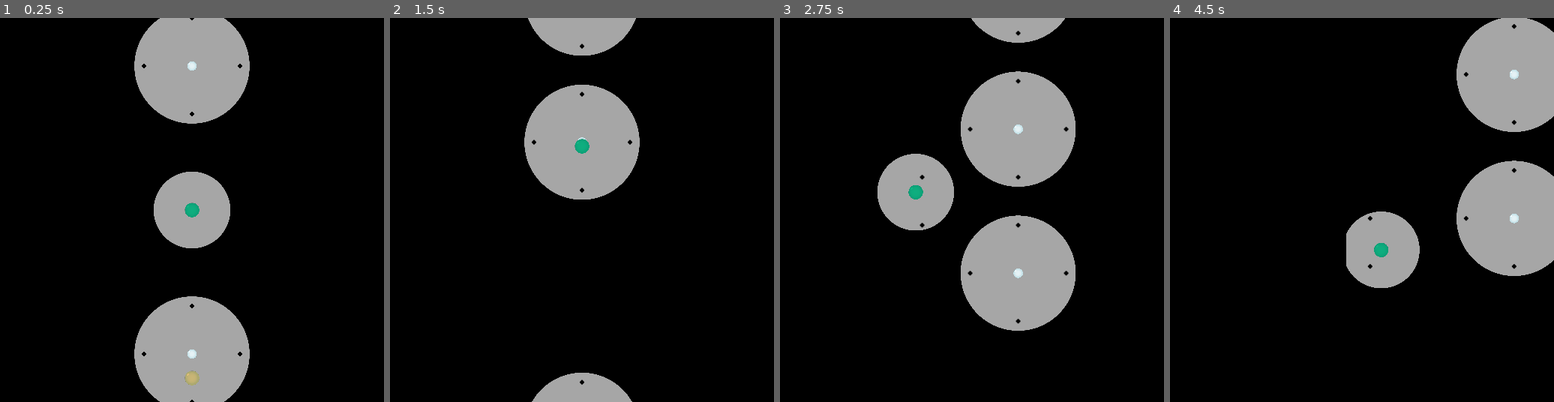
Above: before the commit, frames 1-4 (left to right).
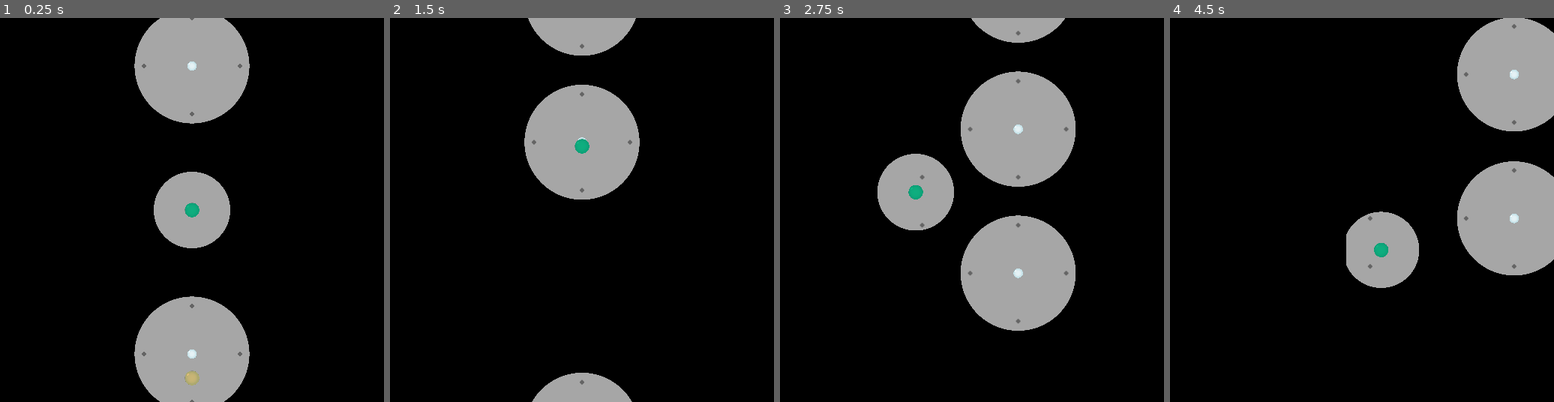
Above: after the commit, the same moments.

Repository: Disablak/Godot-Wild-Jam
Game: Godot game, scene res://Scenes/Main.tscn
Two runs of this game, one before a commit and one after it. Both use one fixed random seed, a clock stepped at 60 frames per second and the inputs below.
Inputs (mouse positions are in pixels of both pictures, inside the frame that each line leads up to):
- Up to frame 1 (0.25 s): no input
- Up to frame 2 (1.5 s): move the mouse to (562, 286) at 0.52 s; hold W (move_up) from 0.53 s (still down); click (562, 286) at 0.67 s; move the mouse to (697, 267) at 1.27 s
- Up to frame 3 (2.75 s): move the mouse to (856, 152) at 2.02 s; release W (move_up) at 2.03 s; hold A (move_left) from 2.03 s (still down)
- Up to frame 4 (4.5 s): move the mouse to (1381, 210) at 2.77 s; click (1381, 210) at 2.92 s; move the mouse to (1304, 114) at 3.52 s; release A (move_left) at 3.53 s; hold S (move_down) 3.53-4.28 s; move the mouse to (1446, 190) at 4.27 s; hold D (move_right) from 4.28 s (still down)

The runs differ from the first frame. In frame 1, 0.2% of the frame differs, in the area x 34-66%, y 0-100%; in frame 2, 0.1%; in frame 3, 0.1%; in frame 4, 0.3%, in the area x 45-100%, y 0-71%.

Commit message:
light up

Diff:
--- a/Scenes/levels/components/Light.tscn
+++ b/Scenes/levels/components/Light.tscn
@@ -28,4 +28,6 @@
 [node name="CollisionShape2D" type="CollisionShape2D" parent="Area2D"]
 shape = SubResource( 2 )
 
+[node name="Tween" type="Tween" parent="."]
+
 [connection signal="body_entered" from="Area2D" to="." method="_on_Area2D_body_entered"]
--- a/Scenes/levels/components/Player.tscn
+++ b/Scenes/levels/components/Player.tscn
@@ -1,7 +1,7 @@
 [gd_scene load_steps=8 format=2]
 
 [ext_resource path="res://Scripts/Player.gd" type="Script" id=1]
-[ext_resource path="res://Assets/new_sprites/white_circle_hd.png" type="Texture" id=2]
+[ext_resource path="res://Scenes/visual/LightVisual.tscn" type="PackedScene" id=2]
 [ext_resource path="res://Scenes/visual/OrbSprite.tscn" type="PackedScene" id=3]
 [ext_resource path="res://Scenes/visual/ExplosionParticle.tscn" type="PackedScene" id=4]
 [ext_resource path="res://Scripts/PlayerKeys.gd" type="Script" id=6]
@@ -21,15 +21,12 @@
 [node name="CollisionShape2D" type="CollisionShape2D" parent="."]
 shape = SubResource( 1 )
 
-[node name="Light2D" type="Light2D" parent="."]
-texture = ExtResource( 2 )
-texture_scale = 0.1
-mode = 2
-range_z_max = 1028
-shadow_enabled = true
-
 [node name="Keys" type="Node2D" parent="."]
 script = ExtResource( 6 )
 key_template = ExtResource( 7 )
 speed_rotate = 100.0
 radius_key = 50.0
+
+[node name="Light2D" parent="." instance=ExtResource( 2 )]
+position = Vector2( 0, 0 )
+texture_scale = 0.1
--- /dev/null
+++ b/Scenes/visual/LightVisual.tscn
@@ -0,0 +1,13 @@
+[gd_scene load_steps=2 format=2]
+
+[ext_resource path="res://Scenes/levels/components/Light.tscn" type="PackedScene" id=1]
+
+[node name="Light2D" instance=ExtResource( 1 )]
+texture_scale = 0.148808
+can_destroy = false
+
+[node name="ExplosionParticle" parent="." index="1"]
+visible = false
+
+[node name="Tween" parent="." index="3"]
+playback/active = true
--- a/Scripts/Light.gd
+++ b/Scripts/Light.gd
@@ -1,14 +1,23 @@
-tool
 extends Light2D
 
 
+export var light_distortion = 0.99
 export var light_enabled = true setget set_light
 export(bool) var can_destroy = true
+
+const time_distortion = 0.4
+
+var start_scale = 0.0
 var destroyed = false
 
 
+func _ready():
+	start_scale = texture_scale
+	start_light_distorsion()
+
+
 func destroy_light():
-	if destroyed:
+	if not can_destroy or destroyed:
 		return
 
 	enabled = false
@@ -36,3 +45,20 @@
 	if body.is_in_group("player"):
 		init_light()
 		print("light collision player")
+
+
+func start_light_distorsion():
+	var tween = get_node("Tween")
+	var tween_start = start_scale * light_distortion
+	var tween_finish = start_scale
+
+	tween.interpolate_property( self, "texture_scale",
+		tween_start, tween_finish, time_distortion,
+		Tween.TRANS_BOUNCE, Tween.EASE_IN_OUT)
+	tween.start()
+
+	if get_tree() == null:
+		return
+
+	yield(get_tree().create_timer(tween.get_runtime()), "timeout")
+	start_light_distorsion()
Binary file changed: Assets/new_sprites/floor0.png
